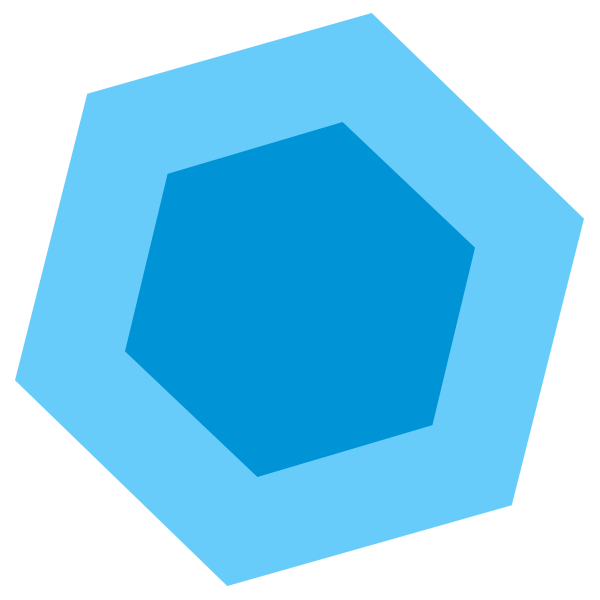
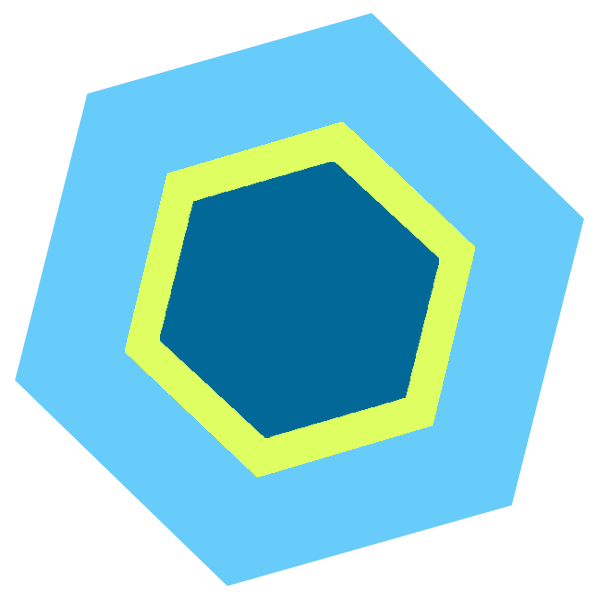
Two versions of the same layered image (w=600, h=600). Layer-by-layer changes:
added layer "Layer 2" in group "Hexagon" over [160,162,439,438]
painted on "Polygon 2", unmasked it over [125,122,475,477]
painted on "Polygon 1", unmasked it over [125,122,475,477]
